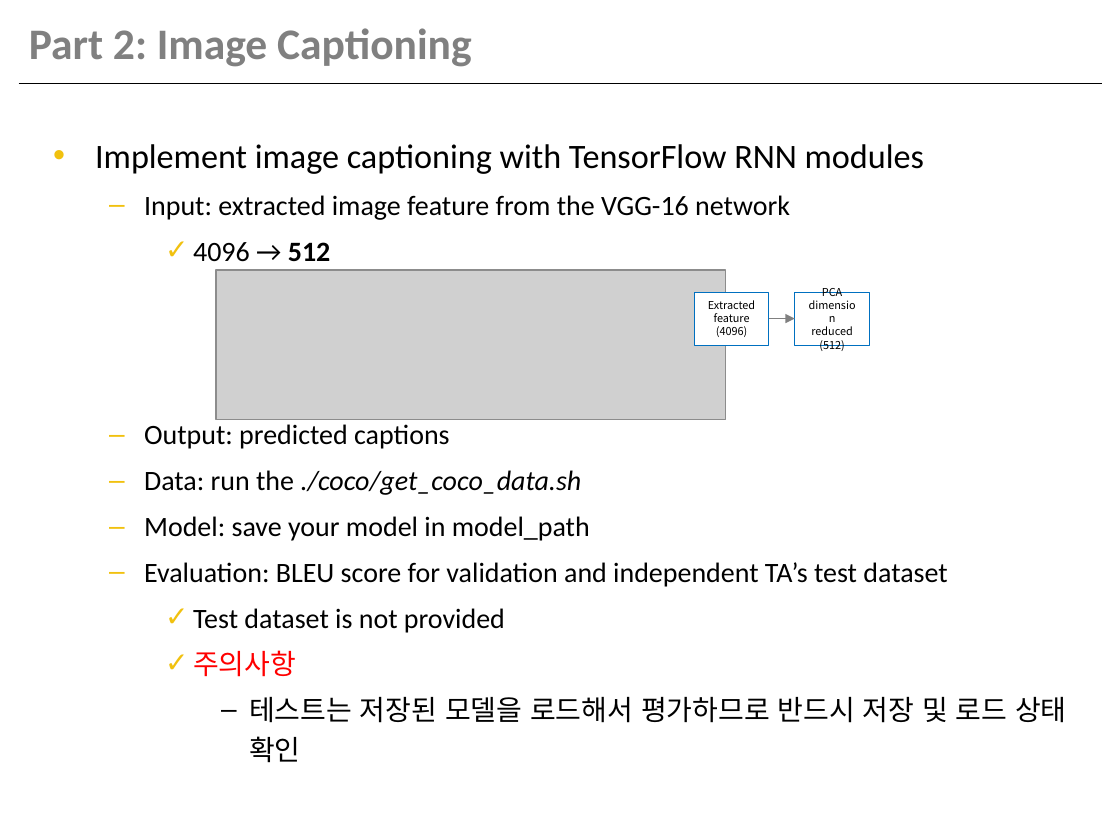
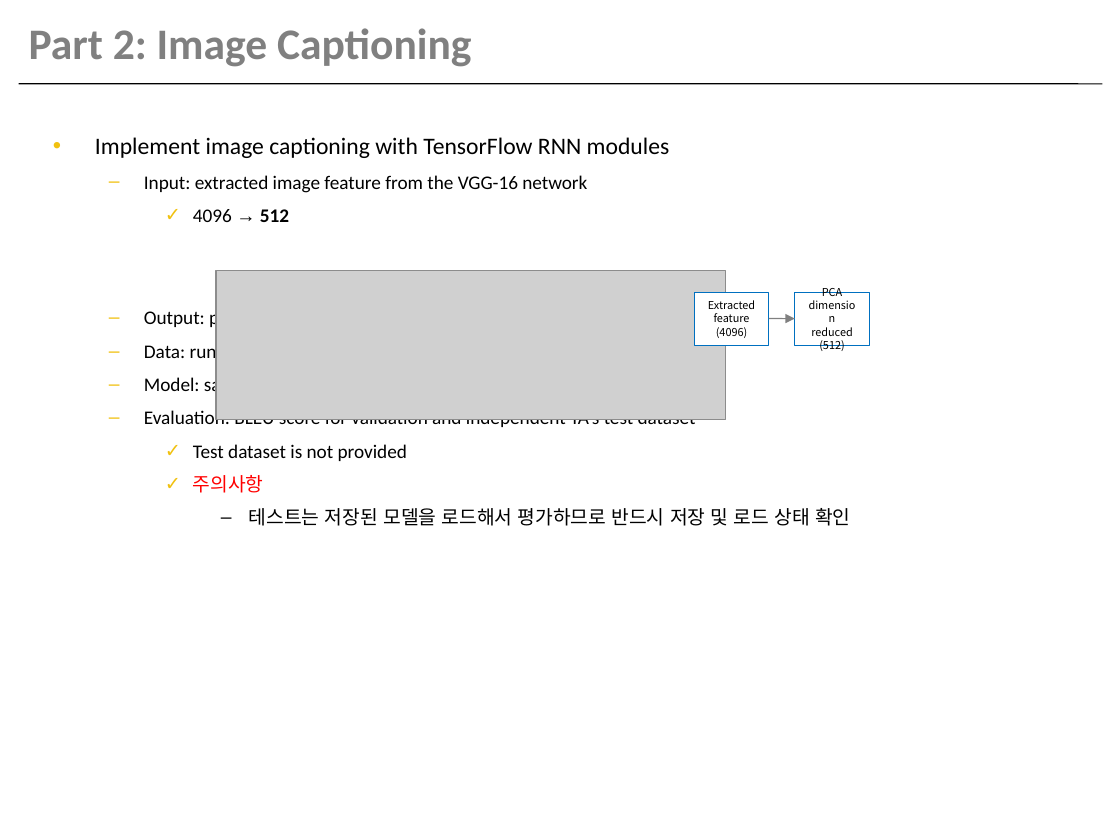
Before and after one commit to haithienld/deep-learning-snu, a slide deck: slide 7 of Assignment3.pptx. Drawn at 1120x840 pixels with LibreOffice and Linux fonts; fonts in the diff are those of the drawing; grey boxes stand for pictures. Boxes give left, top, right and bottom in pixels: in the first picture for what was removed or moved away, otherwise in the second. Text is boxed around its words. In the diff, an @@ line names an element or a change of style, - is before the commit and + after.

Commit message:
edit

```diff
--- a/Assignment3.pptx
+++ b/Assignment3.pptx
@@ text "Implement image captioning with TensorFlow ..." at bbox=[95, 137, 850, 526]: size 22 to 15.2 pt in "Implement image captioning with TensorFlow RNN modules"; size 18 to 12.4 pt in "Input: extracted image feature from the VGG-16 ...", "4096 → 512", "Output: predicted captions", "Data: run the ./coco/get_coco_data.sh" and 5 more places; font Calibri to Arial in "→"; indent changed @@
@@ rectangle "Extracted feature" at bbox=[694, 292, 769, 345]: outline #0070C0 0.5 pt to #0070C0 0.51 pt @@
@@ rectangle "PCA dimension" at bbox=[795, 292, 870, 345]: outline #0070C0 0.5 pt to #0070C0 0.51 pt @@
```
Also in this commit, not shown: 22 other slides changed, 5 slides added, 5 slides removed.
